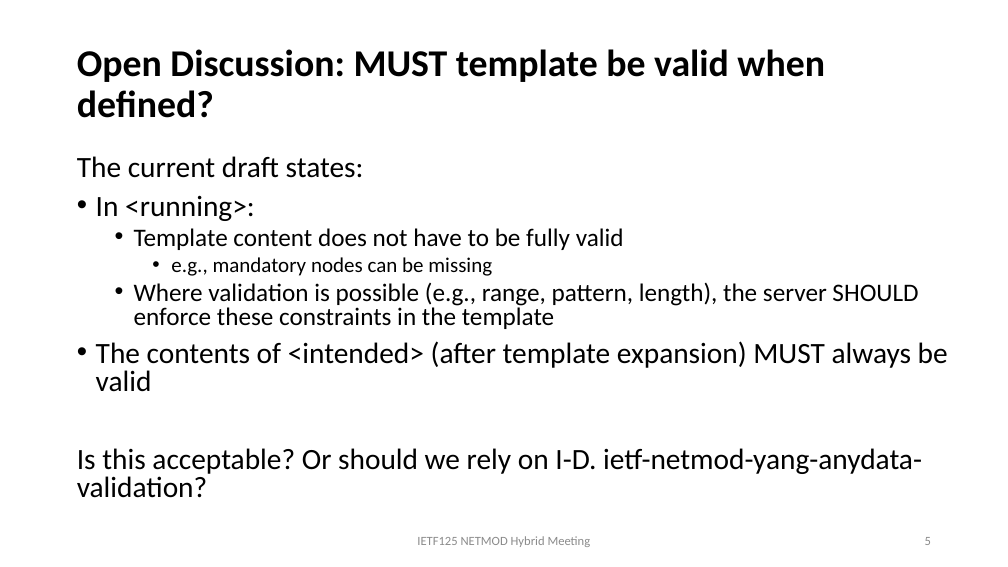
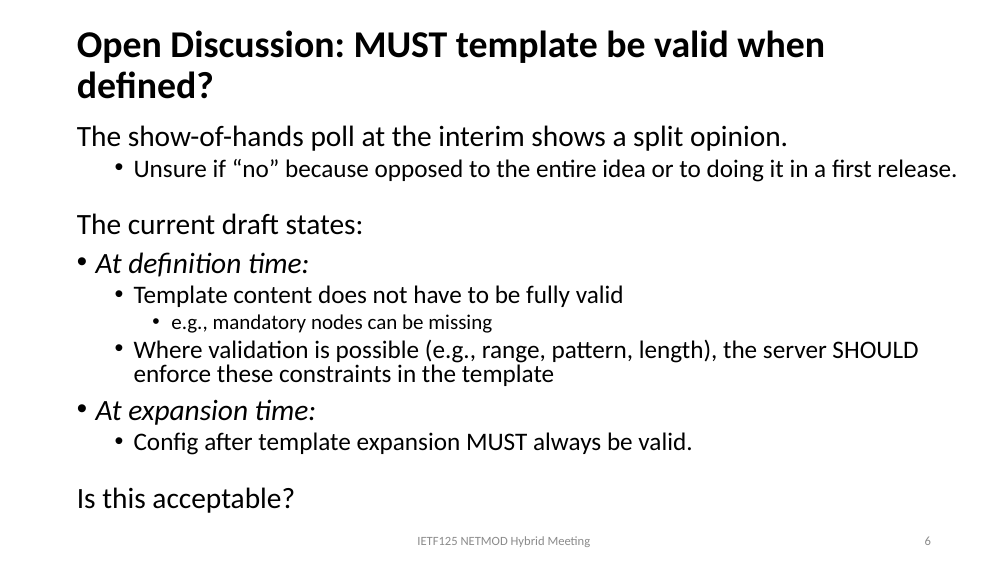
Before and after one commit to QiufangMa/template-mechanism, a slide deck: slide 6 of presentations/IETF125/slides-125-netmod-configuration-template-v1.pptx (slide 5 before the commit). Drawn at 1008x567 pixels with LibreOffice and Linux fonts; fonts in the diff are those of the drawing. Boxes give left, top, right and bottom in pixels: in the first picture for what was removed or moved away, otherwise in the second. Text is boxed around its words. In the diff, an @@ line names an element or a change of style, - is before the commit and + after.

```diff
--- a/presentations/IETF125/slides-125-netmod-configuration-template-v1.pptx
+++ b/presentations/IETF125/slides-125-netmod-configuration-template-v1.pptx
@@ title "Open Discussion: MUST template be ..." moved from (x1=77, y1=49, x2=825, y2=118) to (x1=77, y1=30, x2=825, y2=99) @@
@@ text "The show-of-hands poll at the ..." moved from (x1=77, y1=156, x2=948, y2=498) to (x1=77, y1=125, x2=957, y2=513) @@
@@ text at (x1=77, y1=125, x2=957, y2=182): paragraphs added @@
+The show-of-hands poll at the interim shows a split opinion.
+  • Unsure if “no” because opposed to the entire idea or to doing it in a first release.
@@ text at (x1=96, y1=252, x2=309, y2=277): text changed; italic on @@
-• In <running>:
+• At definition time:
@@ text at (x1=77, y1=399, x2=692, y2=513): text changed; size 28 to 24 pt @@
-• The contents of <intended> (after template expansion) MUST always be valid
-Is this acceptable? Or should we rely on I-D. ietf-netmod-yang-anydata-validation?
+• At expansion time:
+  • Config after template expansion MUST always be valid.
+Is this acceptable?
```
Also in this commit, not shown: 3 other slides changed, 1 slide added, 1 slide removed.
